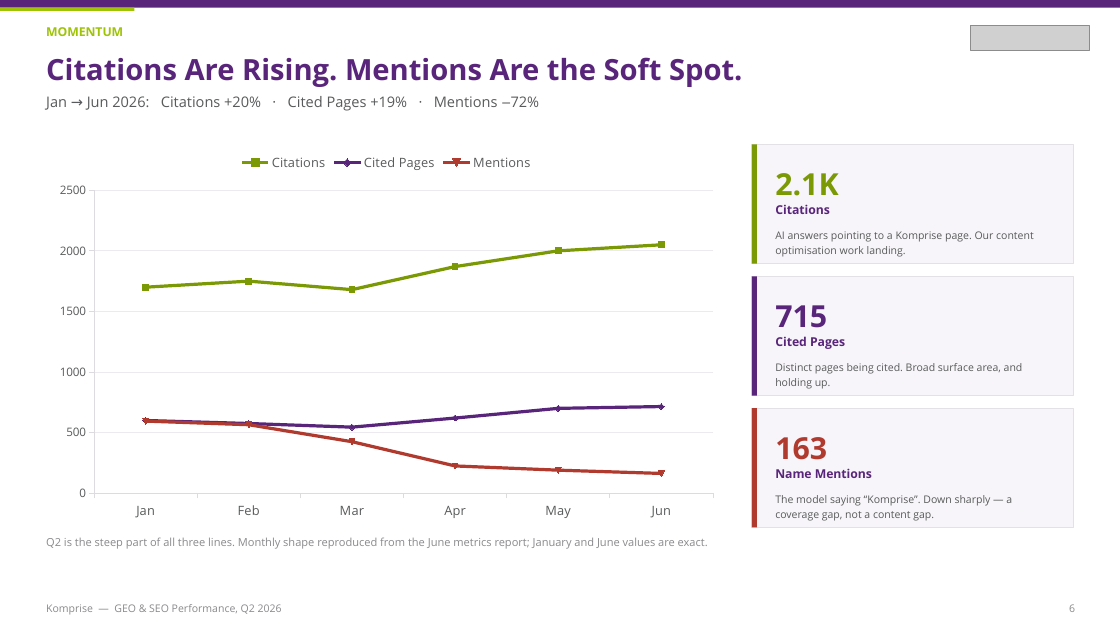
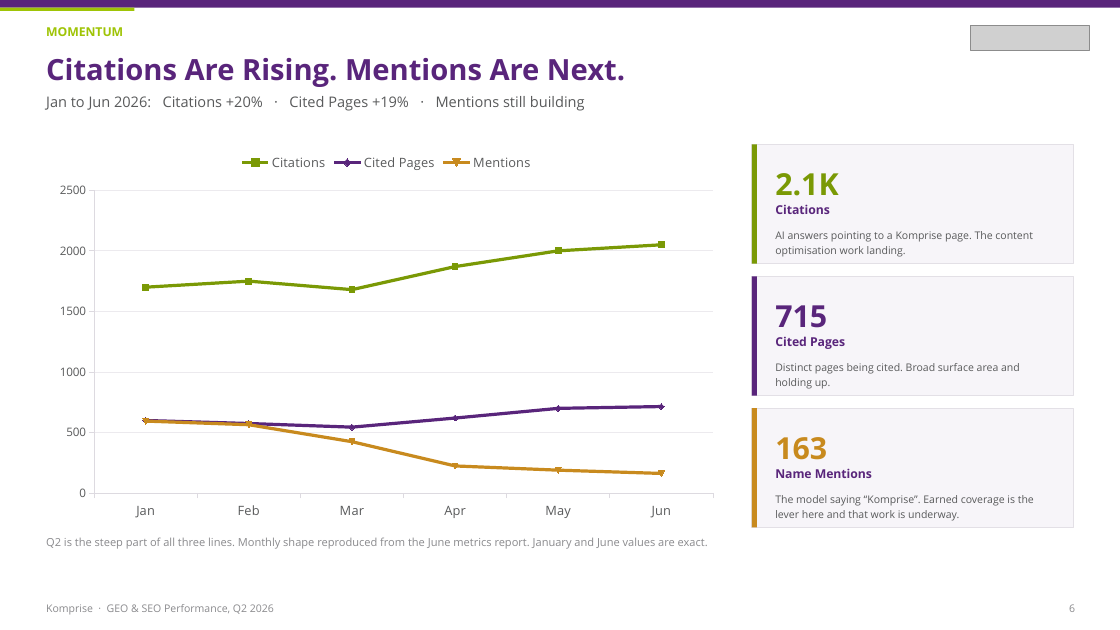
Before and after one commit to ramcc007/rcc, a slide deck: slide 6 of Komprise_GEO_SEO_Q2_2026.pptx. Drawn at 1120x630 pixels with LibreOffice and Linux fonts; fonts in the diff are those of the drawing; grey boxes stand for pictures. Boxes give left, top, right and bottom in pixels: in the first picture for what was removed or moved away, otherwise in the second. Text is boxed around its words. In the diff, an @@ line names an element or a change of style, - is before the commit and + after.

```diff
--- a/Komprise_GEO_SEO_Q2_2026.pptx
+++ b/Komprise_GEO_SEO_Q2_2026.pptx
@@ text at <box>46,58,625,87</box>: text changed @@
-Citations Are Rising. Mentions Are the Soft Spot.
+Citations Are Rising. Mentions Are Next.
@@ text at <box>46,96,585,111</box>: text changed @@
-Jan → Jun 2026: Citations +20% · Cited Pages +19% · Mentions ‒72%
+Jan to Jun 2026: Citations +20% · Cited Pages +19% · Mentions still building
@@ line chart at <box>46,145,727,527</box> @@
@@ colour of Mentions #B03A2E to #C88A1E @@
@@ text at <box>775,231,1033,257</box>: text changed @@
-AI answers pointing to a Komprise page. Our content optimisation work landing.
+AI answers pointing to a Komprise page. The content optimisation work landing.
@@ text at <box>775,363,1020,389</box>: text changed @@
-Distinct pages being cited. Broad surface area, and holding up.
+Distinct pages being cited. Broad surface area and holding up.
@@ rectangle at <box>752,408,757,528</box>: fill #B03A2E to #C88A1E @@
@@ text "163" at <box>775,437,827,460</box>: text colour #B03A2E to #C88A1E @@
@@ text at <box>775,495,1034,521</box>: text changed @@
-The model saying “Komprise”. Down sharply — a coverage gap, not a content gap.
+The model saying “Komprise”. Earned coverage is the lever here and that work is underway.
@@ text at <box>46,604,274,614</box>: text changed @@
-Komprise — GEO & SEO Performance, Q2 2026
+Komprise · GEO & SEO Performance, Q2 2026
```
Also in this commit, not shown: 9 other slides changed, 3 other files.
